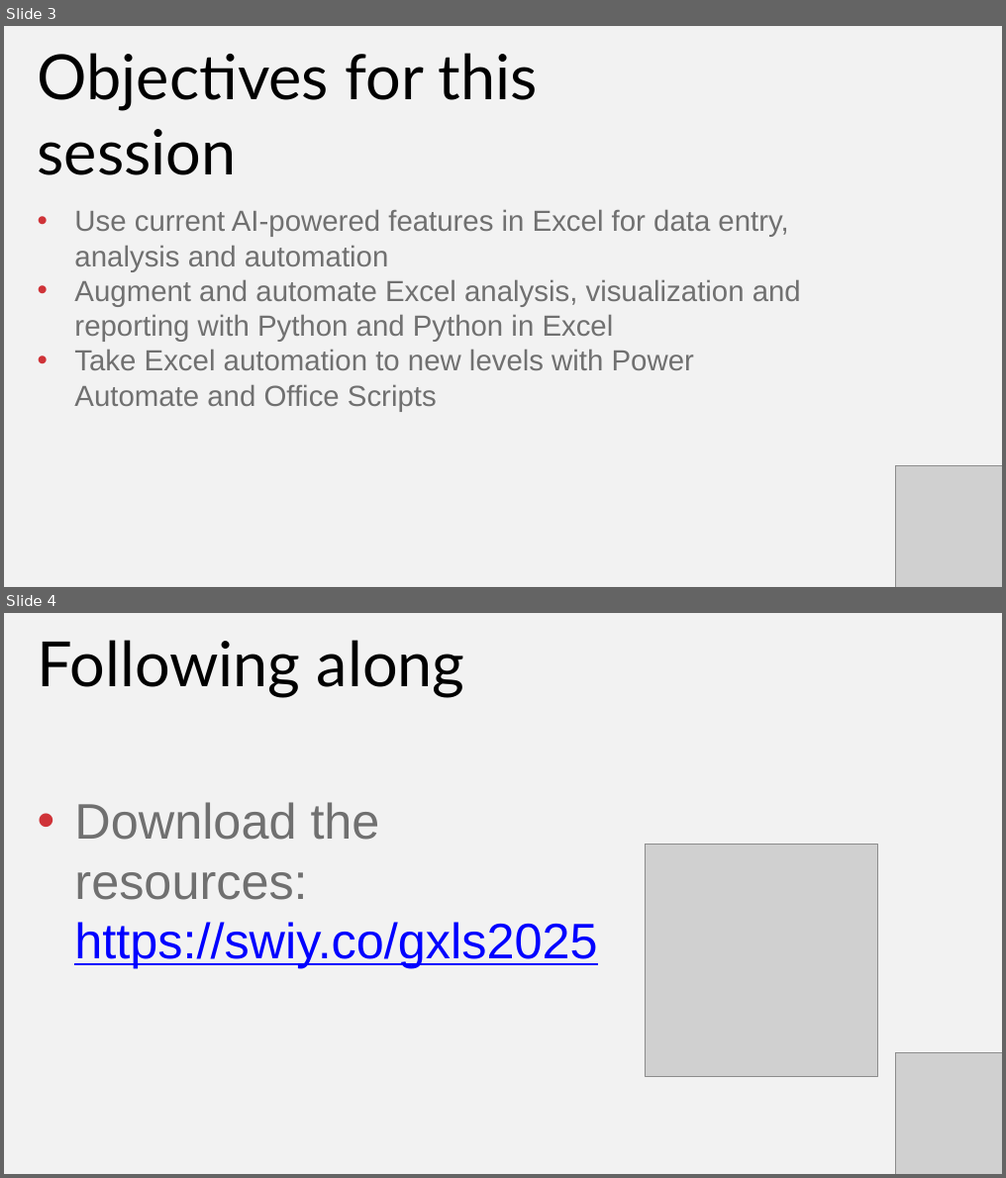
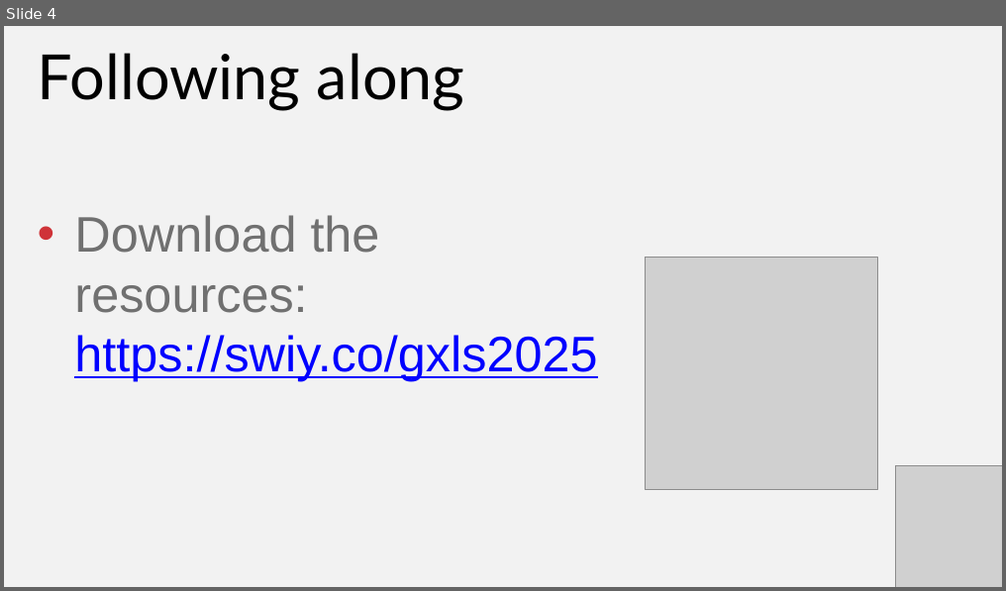
Before and after one commit to stringfestdata/xlgs-python-excel-copilot, a slide deck: xlgs-python-excel-copilot-slides.pptx. Shown one above the other, each under a label of ours: slides 3 and 4 before the commit, slide 4 after it. The pictures are 1006x1178 and 1006x591 pixels, drawn with LibreOffice and Linux fonts; fonts in the diff are those of the drawing; grey boxes stand for pictures. Boxes give left, top, right and bottom in pixels: in the first picture for what was removed or moved away, otherwise in the second. Text is boxed around its words. In the diff, an @@ line names an element or a change of style, - is before the commit and + after.

```diff
--- a/xlgs-python-excel-copilot-slides.pptx
+++ b/xlgs-python-excel-copilot-slides.pptx
@@ slide 3 removed at (4, 26, 1002, 587), background #F2F2F2 @@
@@ text removed at (38, 53, 538, 175) @@
-Objectives for this session
@@ text removed at (74, 209, 801, 412) @@
-• Use current AI-powered features in Excel for data entry, analysis and automation
-• Augment and automate Excel analysis, visualization and reporting with Python and Python in Excel
-• Take Excel automation to new levels with Power Automate and Office Scripts
@@ picture removed at (896, 466, 1001, 587) @@
```
Also in this commit, not shown: 2 slides changed, 2 slides added.
